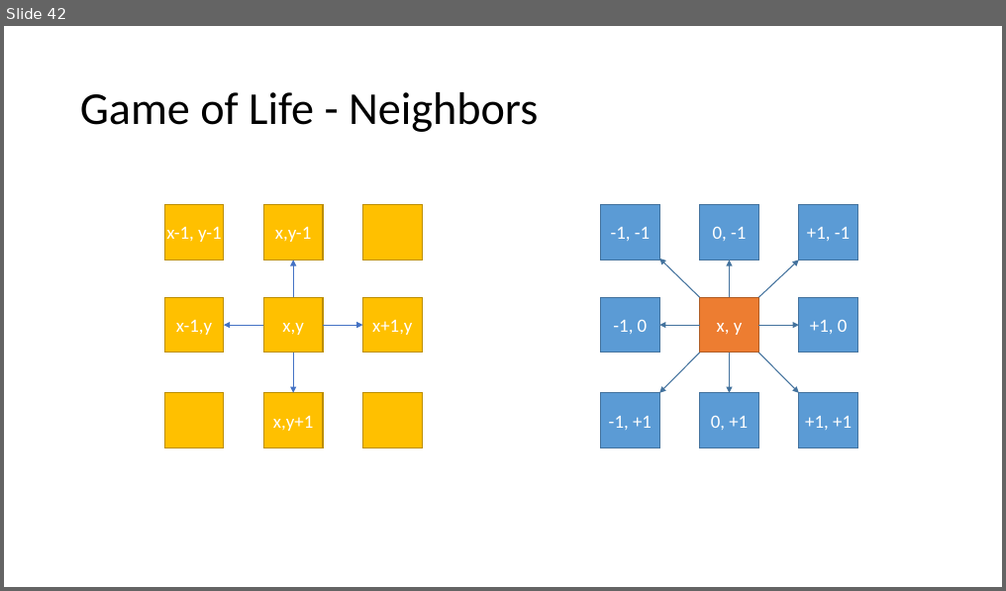
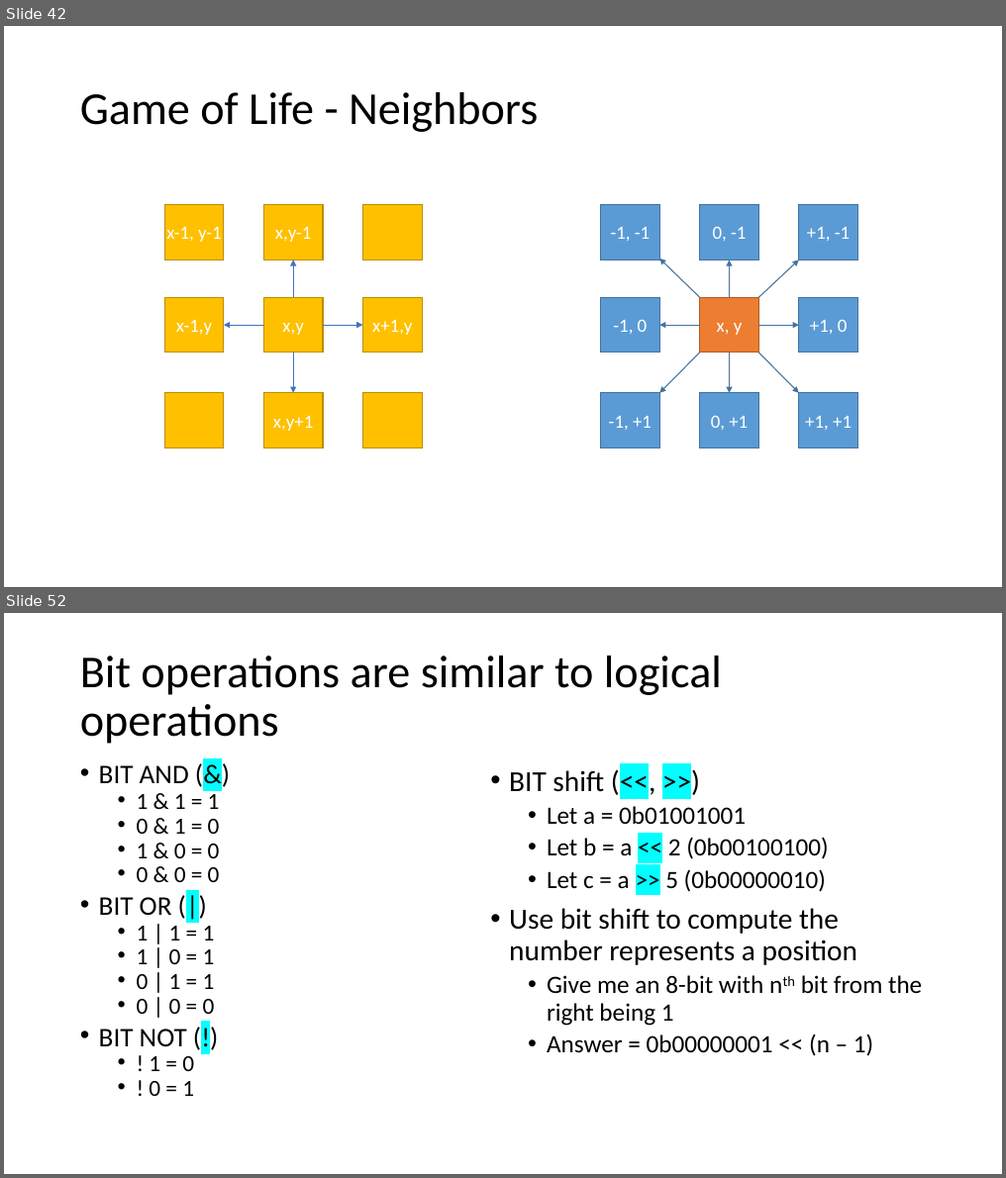
Before and after one commit to brianwhu/fun-in-js, a slide deck: documents/DataStructures.pptx. Shown one above the other, each under a label of ours: slide 42 before the commit, slides 42 and 52 after it; the slides between them are not shown. The pictures are 1006x591 and 1006x1178 pixels, drawn with LibreOffice and Linux fonts; fonts in the diff are those of the drawing. Boxes give left, top, right and bottom in pixels: in the first picture for what was removed or moved away, otherwise in the second. Text is boxed around its words. In the diff, an @@ line names an element or a change of style, - is before the commit and + after.

```diff
--- a/documents/DataStructures.pptx
+++ b/documents/DataStructures.pptx
@@ slide 52 added at [4,613,1002,1174], background #FFFFFF @@
@@ title added at [80,656,722,744], 44 pt, text #000000 @@
+Bit operations are similar to logical operations
@@ text added at [99,765,220,1096], 22.2 pt, text #000000 @@
+• BIT AND (&)
+  • 1 & 1 = 1
+  • 0 & 1 = 0
+  • 1 & 0 = 0
+  • 0 & 0 = 0
+• BIT OR (|)
+  • 1 | 1 = 1
+  • 1 | 0 = 1
+  • 0 | 1 = 1
+  • 0 | 0 = 0
+• BIT NOT (!)
+  • ! 1 = 0
+  • ! 0 = 1
@@ text added at [509,770,922,1057], 24 pt, text #000000 @@
+• BIT shift (<<, >>)
+  • Let a = 0b01001001
+  • Let b = a << 2 (0b00100100)
+  • Let c = a >> 5 (0b00000010)
+• Use bit shift to compute the number represents a position
+  • Give me an 8-bit with nth bit from the right being 1
+  • Answer = 0b00000001 << (n – 1)
```
Also in this commit, not shown: 11 other slides added, 7 other files.
